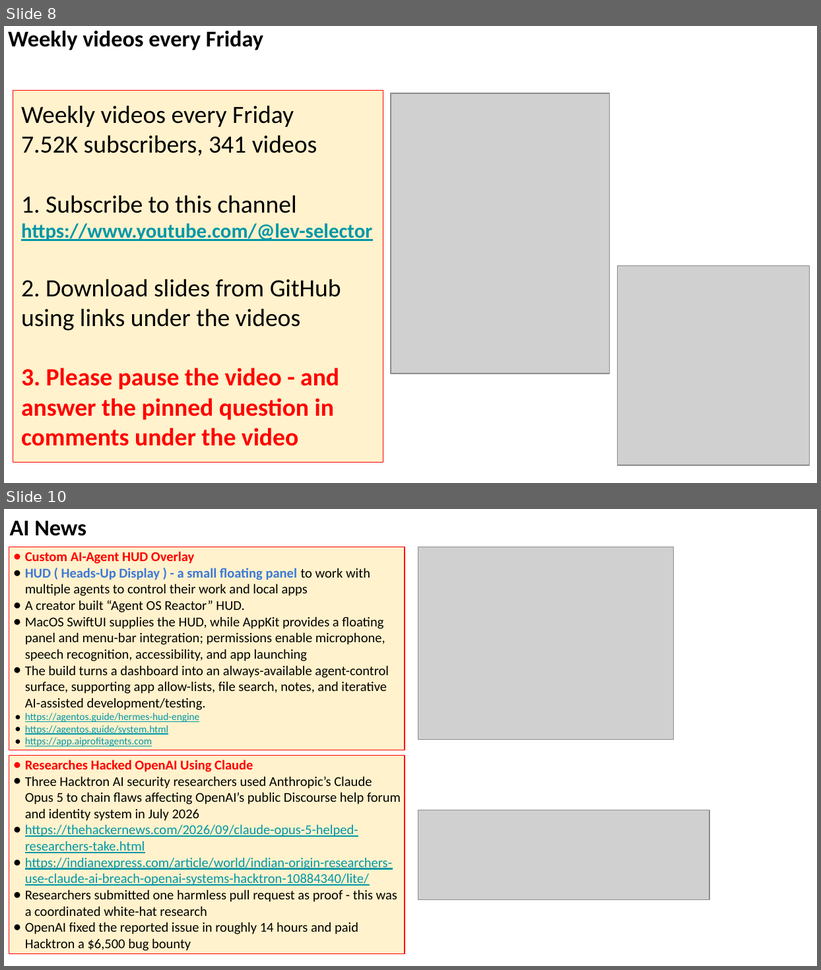
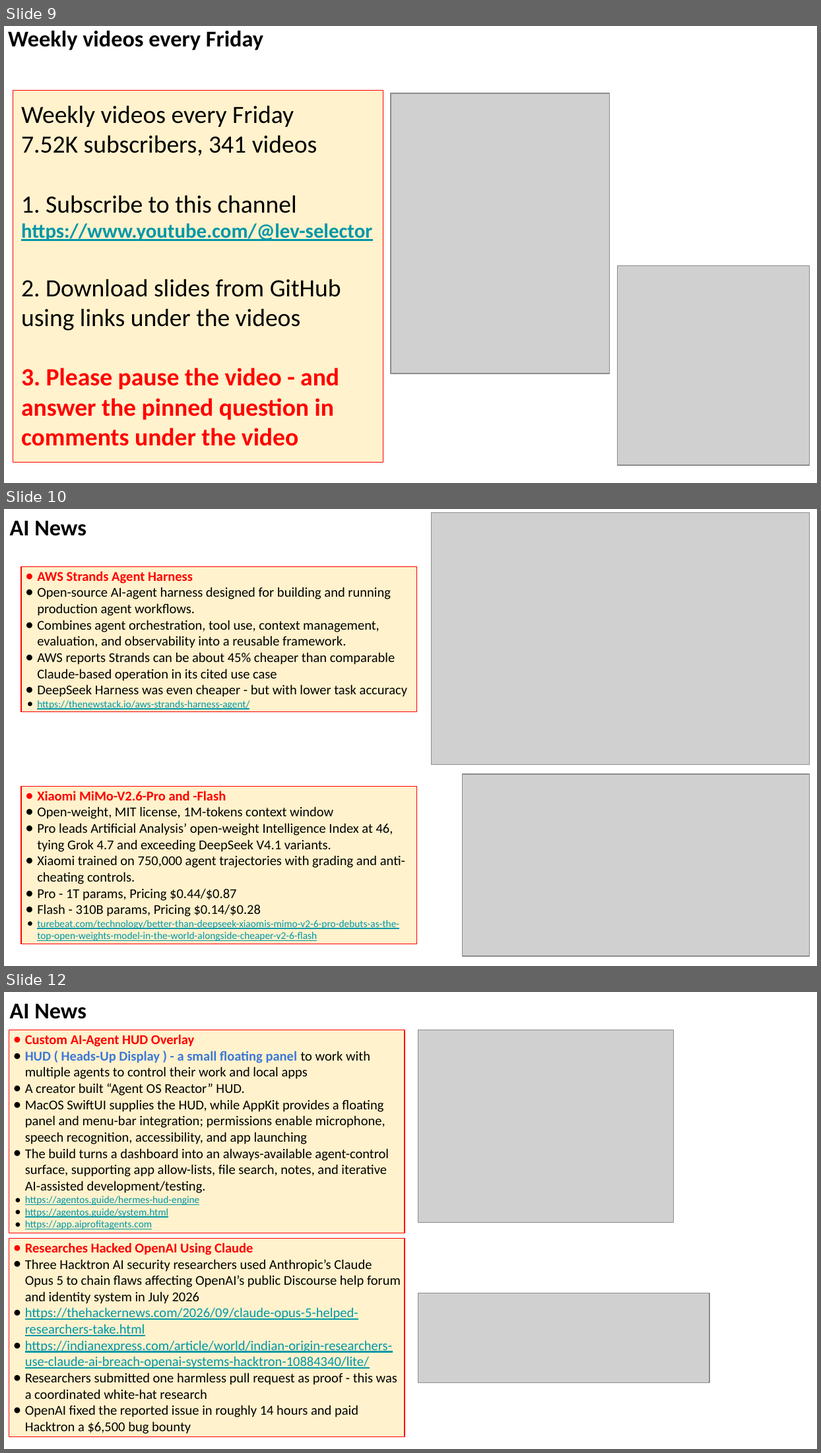
Before and after one commit to lselector/seminar, a slide deck: 2026/2026-09-25-AI-News.pptx. Shown one above the other, each under a label of ours: slides 8 and 10 before the commit, slides 9, 10 and 12 after it; the slides between them are not shown. The pictures are 821x970 and 821x1453 pixels, drawn with LibreOffice and Linux fonts; fonts in the diff are those of the drawing; grey boxes stand for pictures. Boxes give left, top, right and bottom in pixels: in the first picture for what was removed or moved away, otherwise in the second. Text is boxed around its words. In the diff, an @@ line names an element or a change of style, - is before the commit and + after.

```diff
--- a/2026/2026-09-25-AI-News.pptx
+++ b/2026/2026-09-25-AI-News.pptx
@@ slide 10 added at bbox=[4, 509, 817, 966], background #FFFFFF @@
@@ text added at bbox=[10, 520, 86, 536], 20 pt, text #000000, bold @@
+AI News
@@ picture added at bbox=[432, 512, 810, 764] @@
@@ rectangle added at bbox=[21, 566, 417, 712], fill #FFF2CC, outline #FF0000 0.75 pt, 12 pt, text #000000 @@
+● AWS Strands Agent Harness
+● Open-source AI-agent harness designed for building and running production agent workflows.
+● Combines agent orchestration, tool use, context management, evaluation, and observability into a reusable framework.
+● AWS reports Strands can be about 45% cheaper than comparable Claude-based operation in its cited use case
+● DeepSeek Harness was even cheaper - but with lower task accuracy
+● https://thenewstack.io/aws-strands-harness-agent/
@@ picture added at bbox=[463, 774, 810, 956] @@
@@ rectangle added at bbox=[21, 786, 417, 944], fill #FFF2CC, outline #FF0000 0.75 pt, 12 pt, text #000000 @@
+● Xiaomi MiMo-V2.6-Pro and -Flash
+● Open-weight, MIT license, 1M-tokens context window
+● Pro leads Artificial Analysis’ open-weight Intelligence Index at 46, tying Grok 4.7 and exceeding DeepSeek V4.1 variants.
+● Xiaomi trained on 750,000 agent trajectories with grading and anti-cheating controls.
+● Pro - 1T params, Pricing $0.44/$0.87
+● Flash - 310B params, Pricing $0.14/$0.28
+● turebeat.com/technology/better-than-deepseek-xiaomis-mimo-v2-6-pro-debuts-as-the-top-open-weights-model-in-the-world-alongside-cheaper-v2-6-flash
@@ what was slide 8 is now slide 9 @@
@@ what was slide 10 is now slide 12 @@
```
Also in this commit, not shown: 5 slides changed, 8 other slides added.
